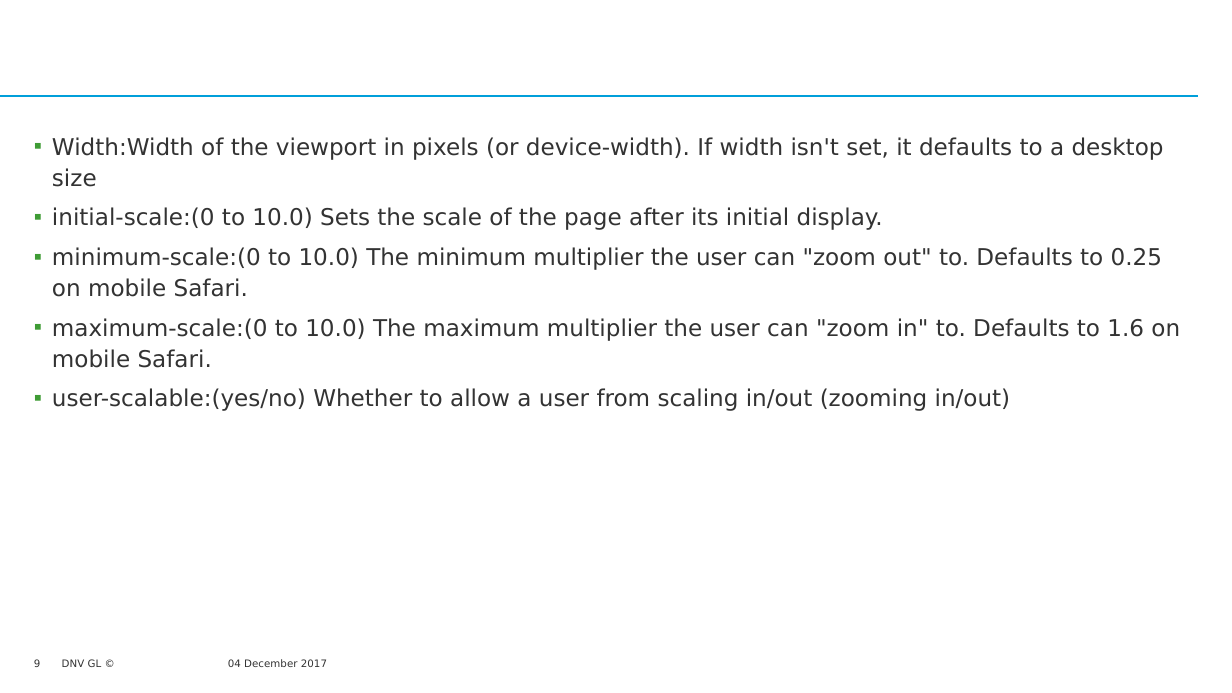
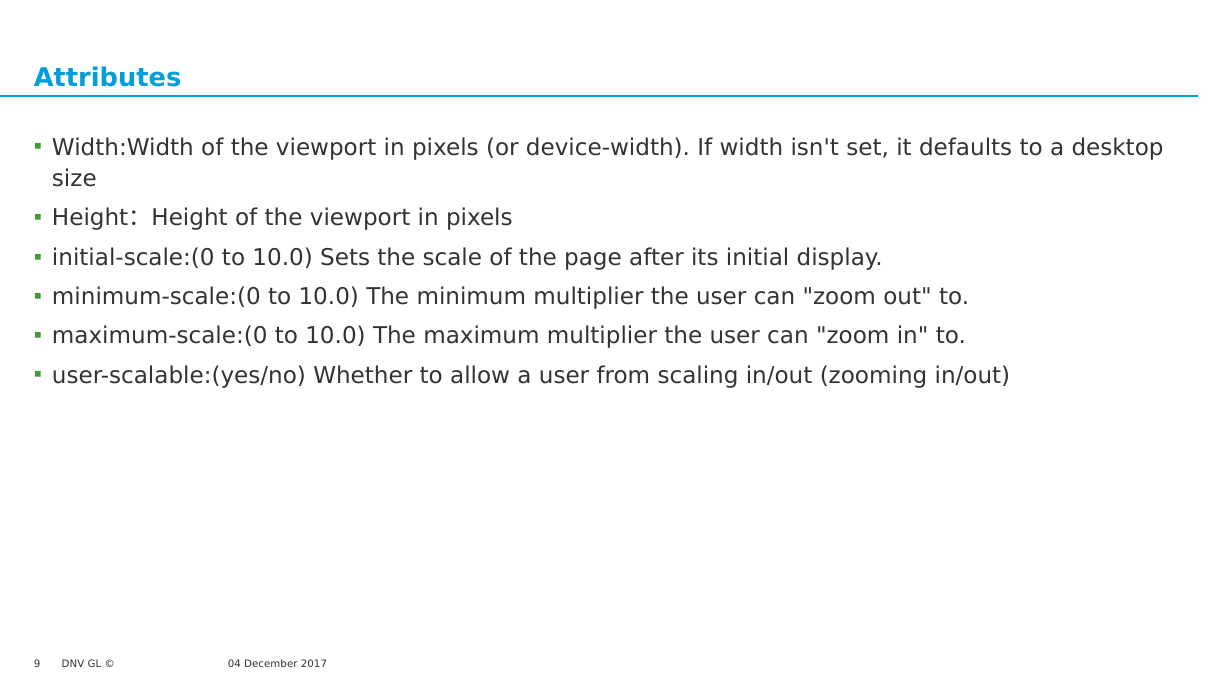
Before and after one commit to wuzinong/Html-Css, a slide deck: slide 9 of knowledgeSharing/TODO/Responsive Layout/Responsive Layout2.pptx. Drawn at 1232x693 pixels with LibreOffice and Linux fonts; fonts in the diff are those of the drawing; background and template pictures are left out. Boxes give left, top, right and bottom in pixels: in the first picture for what was removed or moved away, otherwise in the second. Text is boxed around its words. In the diff, an @@ line names an element or a change of style, - is before the commit and + after.

```diff
--- a/knowledgeSharing/TODO/Responsive Layout/Responsive Layout2.pptx
+++ b/knowledgeSharing/TODO/Responsive Layout/Responsive Layout2.pptx
@@ title added at box(34, 66, 182, 87), 20 pt, text #009FDA, bold @@
+Attributes
@@ text at box(52, 207, 513, 230): paragraph added @@
+▪ Height：Height of the viewport in pixels
@@ text at box(52, 286, 969, 348): text changed @@
-▪ minimum-scale:(0 to 10.0) The minimum multiplier the user can "zoom out" to. Defaults to 0.25 on mobile Safari.
-▪ maximum-scale:(0 to 10.0) The maximum multiplier the user can "zoom in" to. Defaults to 1.6 on mobile Safari.
+▪ minimum-scale:(0 to 10.0) The minimum multiplier the user can "zoom out" to.
+▪ maximum-scale:(0 to 10.0) The maximum multiplier the user can "zoom in" to.
```
Also in this commit, not shown: 1 other file.
